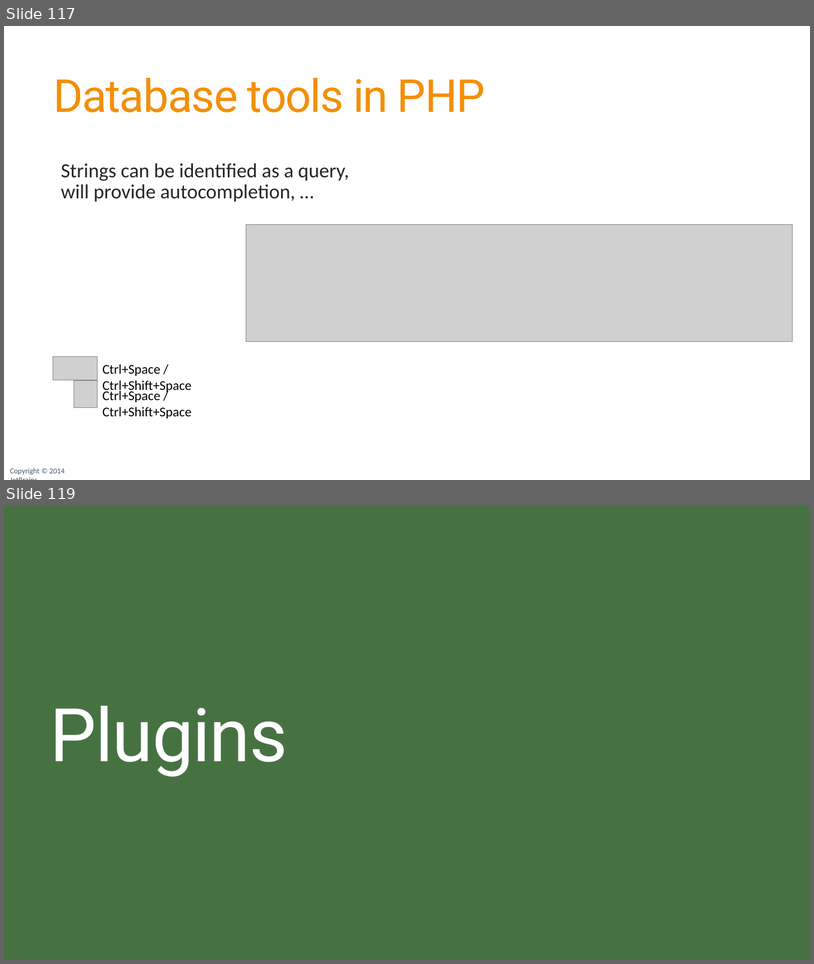
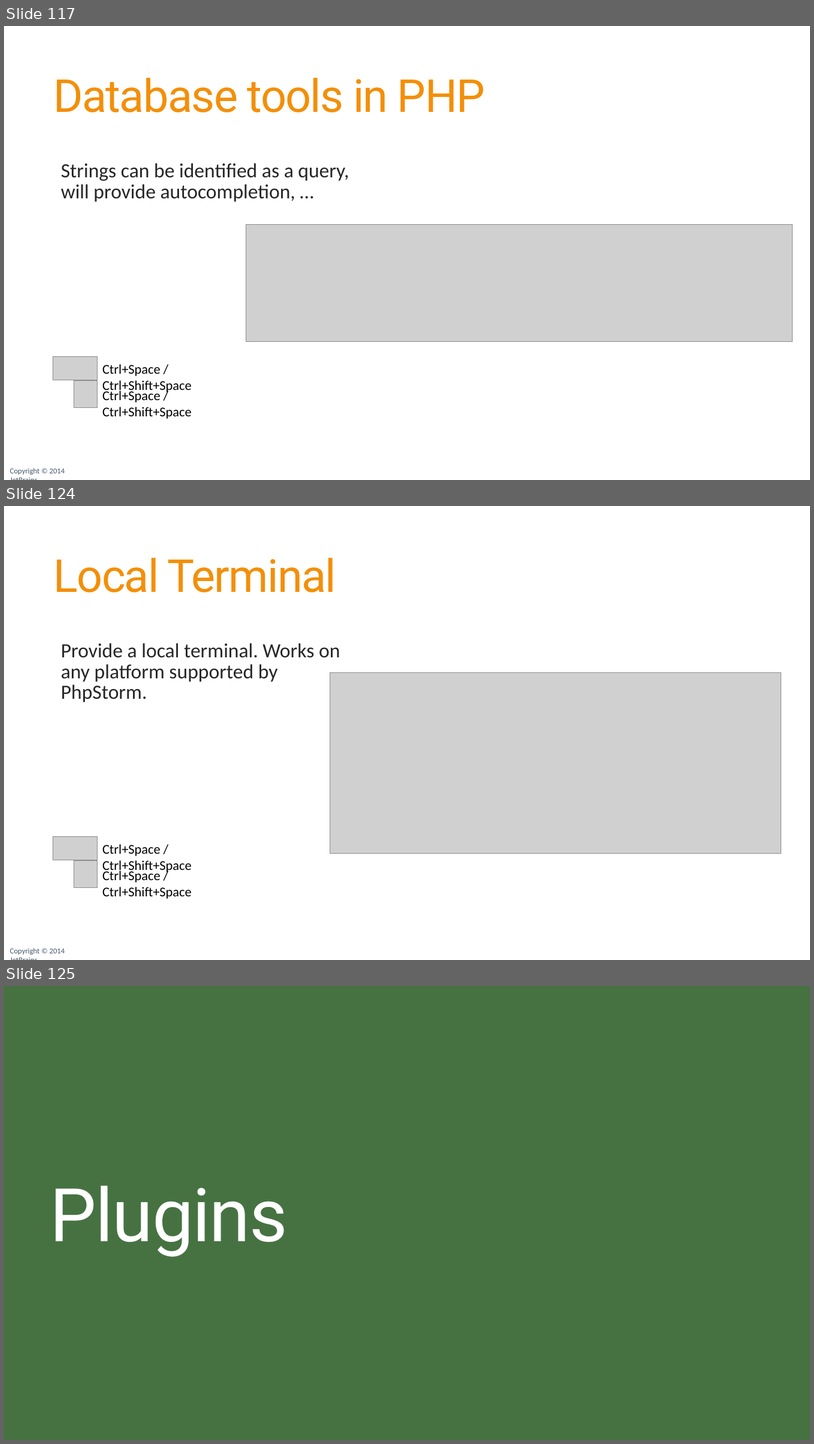
Before and after one commit to JetBrains/phpstorm-workshop, a slide deck: PhpStorm Workshop.pptx. Shown one above the other, each under a label of ours: slides 117 and 119 before the commit, slides 117, 124 and 125 after it; the slides between them are not shown. The pictures are 814x964 and 814x1444 pixels, drawn with LibreOffice and Linux fonts; fonts in the diff are those of the drawing; grey boxes stand for pictures; background and template pictures are left out. Boxes give left, top, right and bottom in pixels: in the first picture for what was removed or moved away, otherwise in the second. Text is boxed around its words. In the diff, an @@ line names an element or a change of style, - is before the commit and + after.

```diff
--- a/PhpStorm Workshop.pptx
+++ b/PhpStorm Workshop.pptx
@@ slide 124 added at box(4, 506, 810, 960), background #FFFFFF; not listed: 1 template element that a slide beside it also shows @@
@@ title added at box(54, 558, 336, 592), 54 pt, text #F38F09 @@
+Local Terminal
@@ text added at box(61, 643, 340, 702), 24 pt, text #262626 @@
+  Provide a local terminal. Works on any platform supported by PhpStorm.
@@ picture added at box(330, 672, 782, 853) @@
@@ picture added at box(53, 837, 97, 860) @@
@@ text added at box(102, 844, 192, 873), 16 pt, text #000000 @@
+Ctrl+Space / Ctrl+Shift+Space
@@ picture added at box(74, 861, 97, 888) @@
@@ text added at box(102, 868, 192, 898), 16 pt, text #000000 @@
+Ctrl+Space / Ctrl+Shift+Space
@@ what was slide 119 is now slide 125 @@
```
Also in this commit, not shown: 3 slides changed, 10 other slides added.
